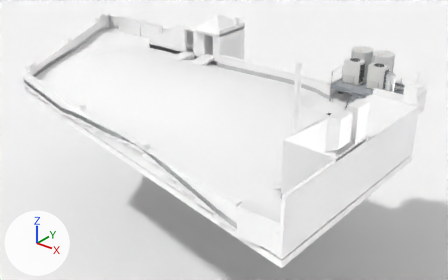
The glTF model option_b.glb: old version first, new version second.
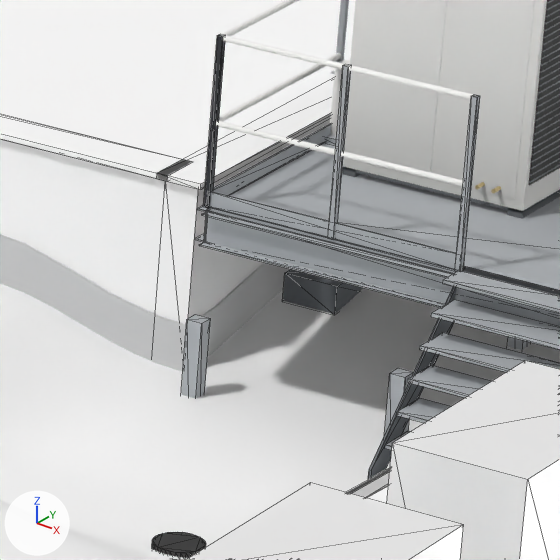
Old and new are each drawn whole from a 50 mm lens placed at (65.4, -132.3, 53.4), pointed at (-14.8, -32.1, -8.8) and again close up on the part from 70% to 81% of the width and 24% to 41% of the height. The axes (+X, +Y, +Z) are drawn at lower left. The lights are the same throughout. The first two pictures are the older version. The close-ups show mesh edges as thin lines. Where no turn or scale is listed for an object, it has been applied to the vertices. Vertices at exactly the same position are counted once.

The first close-up shows 'EXIST_coping_andardCase_021', 'EXIST_coping_andardCase_023', 'EXIST_flashing_membrane_upturn', 'EXIST_main_roof_deck', 'EXIST_parapet_IFC_WallStandardCase_021', 'EXIST_parapet_IFC_WallStandardCase_023', 'EXIST_vent_07 (TBV)', 'EXIST_vent_08 (TBV)', 'GROUND_surrounding_roofs', 'QAHV', 'beam_EW_y11.5', 'grating.001', 'post_0.5_11.5', 'post_5.0_11.5', 'post_5.0_6.001' and 24 more.
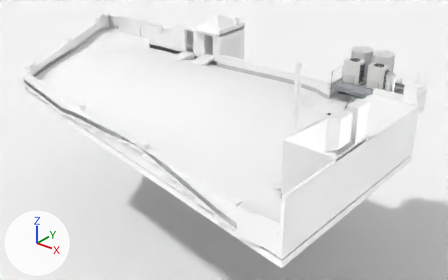
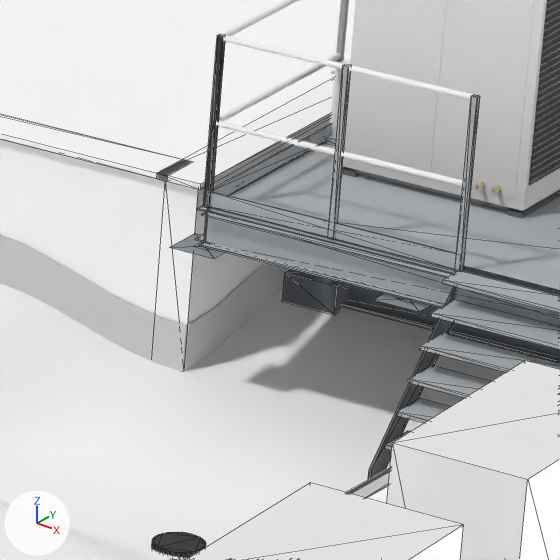
Edits to the bpy script that builds the scene:
```text
Change me_asset_post_hss4x4_per_ft:
    used by ob_post_0_5_11_5; location = (0.5, -11.5, -1.87); scale = (1.0, 1.0, 3.2)
    remove me_asset_post_hss4x4_per_ft.from_pydata(...)  # 16 vertices, 24 faces; spans x -0.5..0.5, y -0.5..0.5, z -0.5..0.5
    add me_asset_post_hss4x4_per_ft.from_pydata(...)  # 8 vertices, 8 faces; spans x -0.5..0.5, y -0.5..0.5, z 0.982
    me_asset_post_hss4x4_per_ft part 1: 16 vertices removed from x -0.5..0.5, y -0.5..0.5, z -0.5..0.5
    me_asset_post_hss4x4_per_ft part 2: 8 vertices added at x -0.5..0.5, y -0.5..0.5, z 0.982
Add me_cube_014:
    me_cube_014.from_pydata([(0.0, -6.6, -1.3), (0.0, -6.6, -0.3), (0.0, -6.6, -1.3), (0.0, -6.6, -0.3), (18.5, -6.6, -1.3), (18.5, -6.6, -0.3), (18.5, -6.6, -1.3), (18.5, -6.6, -0.3)], [], [(0, 1, 3), (0, 3, 2), (2, 3, 7), (2, 7, 6), (6, 7, 5), (6, 5, 4), (4, 5, 1), (4, 1, 0), (2, 6, 4), (2, 4, 0), (7, 3, 1), (7, 1, 5)])
    me_cube_014.materials.append(mat_steel_paint)  # grey #898e93
Add me_cube_013:
    me_cube_013.from_pydata([(0.0, -6.8, -1.3), (0.0, -6.8, -1.2), (0.0, -6.4, -1.3), (0.0, -6.4, -1.2), (18.5, -6.8, -1.3), (18.5, -6.8, -1.2), (18.5, -6.4, -1.3), (18.5, -6.4, -1.2)], [], [(0, 1, 3), (0, 3, 2), (2, 3, 7), (2, 7, 6), (6, 7, 5), (6, 5, 4), (4, 5, 1), (4, 1, 0), (2, 6, 4), (2, 4, 0), (7, 3, 1), (7, 1, 5)])
    me_cube_013.materials.append(mat_steel_paint)  # grey #898e93
Add ob_exist_i_beam_1_web__existing_steel__size_tbv:
    ob_exist_i_beam_1_web__existing_steel__size_tbv = bpy.data.objects.new('EXIST_I-beam_1_web (existing steel, size TBV)', me_cube_014)
    ob_exist_i_beam_1_web__existing_steel__size_tbv.location = (0.0, 0.0, 0.0)
Add ob_exist_i_beam_1_bf__existing_steel__size_tbv:
    ob_exist_i_beam_1_bf__existing_steel__size_tbv = bpy.data.objects.new('EXIST_I-beam_1_bf (existing steel, size TBV)', me_cube_013)
    ob_exist_i_beam_1_bf__existing_steel__size_tbv.location = (0.0, 0.0, 0.0)
```

Boxes (x1, y1, x2, y2) around the edits, measured in the close-ups (560 x 560 px):
'post_0.5_11.5', reshaped
    before: (181, 315, 211, 399)
    after: (170, 233, 225, 259)
'EXIST_I-beam_1_web (existing steel, size TBV)', added
    after: (347, 284, 560, 356)
'EXIST_I-beam_1_bf (existing steel, size TBV)', added (mostly hidden)
    after: (341, 301, 560, 362)
'post_5.0_11.5', reshaped
    before: (384, 368, 413, 435)
    after: (374, 293, 430, 312)
'post_5.0_6.001', reshaped (not visible afterwards)
    before: (507, 337, 531, 350)
part 1 of me_asset_post_hss4x4_per_ft, deleted (mostly hidden)
    before: (181, 315, 531, 435)
part 2 of me_asset_post_hss4x4_per_ft, added
    after: (170, 233, 430, 312)
